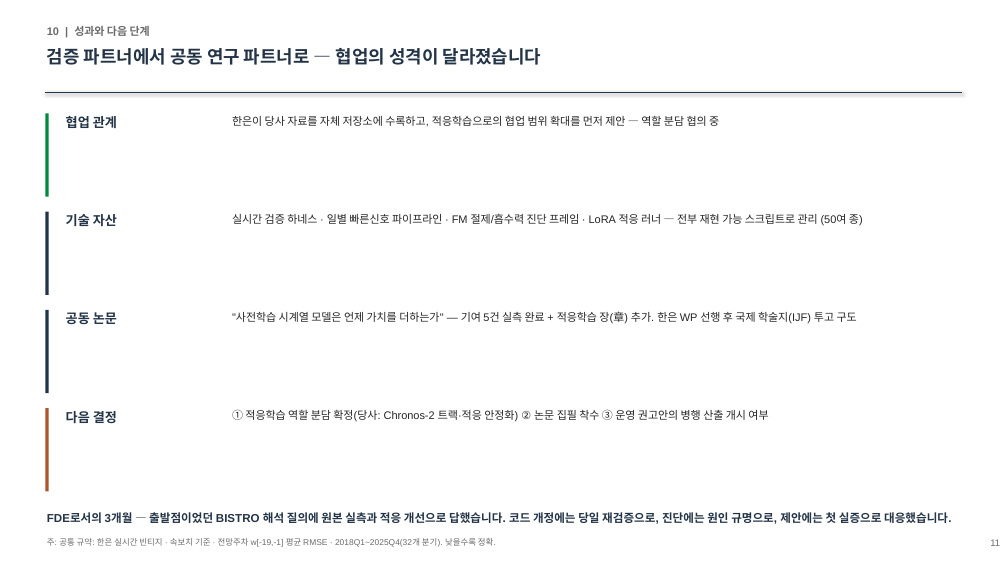
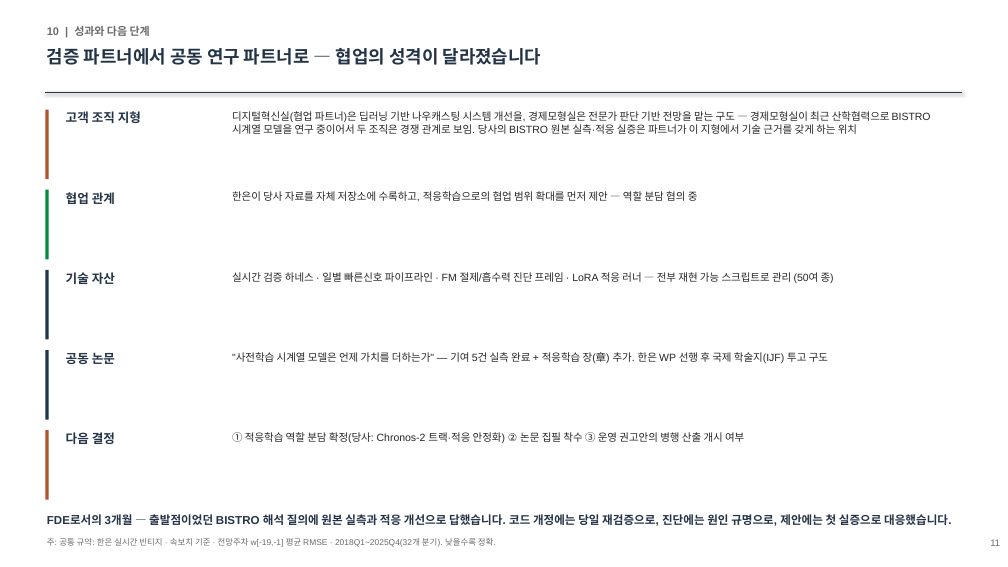
Before and after one commit to shezgone/bistro-lstm, a slide deck: slide 11 of docs/한은협업_여정보고_대표_2026-09-01.pptx. Drawn at 1008x567 pixels with LibreOffice and Linux fonts; fonts in the diff are those of the drawing. Boxes give left, top, right and bottom in pixels: in the first picture for what was removed or moved away, otherwise in the second. Text is boxed around its words. In the diff, an @@ line names an element or a change of style, - is before the commit and + after.

```diff
--- a/docs/한은협업_여정보고_대표_2026-09-01.pptx
+++ b/docs/한은협업_여정보고_대표_2026-09-01.pptx
@@ rectangle added at <box>45,110,48,179</box>, fill #B0532F @@
@@ text added at <box>66,111,141,123</box>, 12 pt, text #243447, bold @@
+고객 조직 지형
@@ text added at <box>232,111,931,134</box>, 10 pt, text #262626 @@
+디지털혁신실(협업 파트너)은 딥러닝 기반 나우캐스팅 시스템 개선을, 경제모형실은 전문가 판단 기반 전망을 맡는 구도 — 경제모형실이 최근 산학협력으로 BISTRO 시계열 모델을 연구 중이어서 두 조직은 경쟁 관계로 보임. 당사의 BISTRO 원본 실측·적응 실증은 파트너가 이 지형에서 기술 근거를 갖게 하는 위치
@@ rectangle: place and size @@
-rectangle at <box>45,113,48,197</box>
+rectangle at <box>45,190,48,259</box>
@@ size 12.5 to 12 pt in 4 elements at <box>66,432,115,444</box>, <box>66,352,115,364</box>, <box>66,272,115,284</box>, <box>66,192,115,204</box> @@
@@ text "협업 관계": place and size @@
-text "협업 관계" at <box>66,116,117,128</box>
+text "협업 관계" at <box>66,192,115,204</box>
@@ size 10.5 to 10 pt in 4 elements at <box>232,432,744,443</box>, <box>232,352,828,363</box>, <box>232,272,834,283</box>, <box>232,191,698,201</box> @@
@@ text "한은이 당사 자료를 자체 저장소에 ...": place and size @@
-text "한은이 당사 자료를 자체 저장소에 ..." at <box>232,116,719,127</box>
+text "한은이 당사 자료를 자체 저장소에 ..." at <box>232,191,698,201</box>
@@ rectangle: place and size @@
-rectangle at <box>45,212,48,295</box>
+rectangle at <box>45,270,48,340</box>
@@ text "기술 자산": place and size @@
-text "기술 자산" at <box>66,214,117,226</box>
+text "기술 자산" at <box>66,272,115,284</box>
@@ text "실시간 검증 하네스 · 일별 ...": place and size @@
-text "실시간 검증 하네스 · 일별 ..." at <box>232,214,863,226</box>
+text "실시간 검증 하네스 · 일별 ..." at <box>232,272,834,283</box>
@@ rectangle: place and size @@
-rectangle at <box>45,310,48,393</box>
+rectangle at <box>45,350,48,420</box>
@@ text "공동 논문": place and size @@
-text "공동 논문" at <box>66,312,117,324</box>
+text "공동 논문" at <box>66,352,115,364</box>
@@ text ""사전학습 시계열 모델은 언제 가치를 ...": place and size @@
-text ""사전학습 시계열 모델은 언제 가치를 ..." at <box>232,311,857,324</box>
+text ""사전학습 시계열 모델은 언제 가치를 ..." at <box>232,352,828,363</box>
@@ rectangle: place and size @@
-rectangle at <box>45,408,48,492</box>
+rectangle at <box>45,430,48,500</box>
@@ text "다음 결정": place and size @@
-text "다음 결정" at <box>66,411,117,424</box>
+text "다음 결정" at <box>66,432,115,444</box>
@@ text "① 적응학습 역할 분담 확정(당사: ...": place and size @@
-text "① 적응학습 역할 분담 확정(당사: ..." at <box>232,409,768,422</box>
+text "① 적응학습 역할 분담 확정(당사: ..." at <box>232,432,744,443</box>
```
Also in this commit, not shown: 1 other file.
